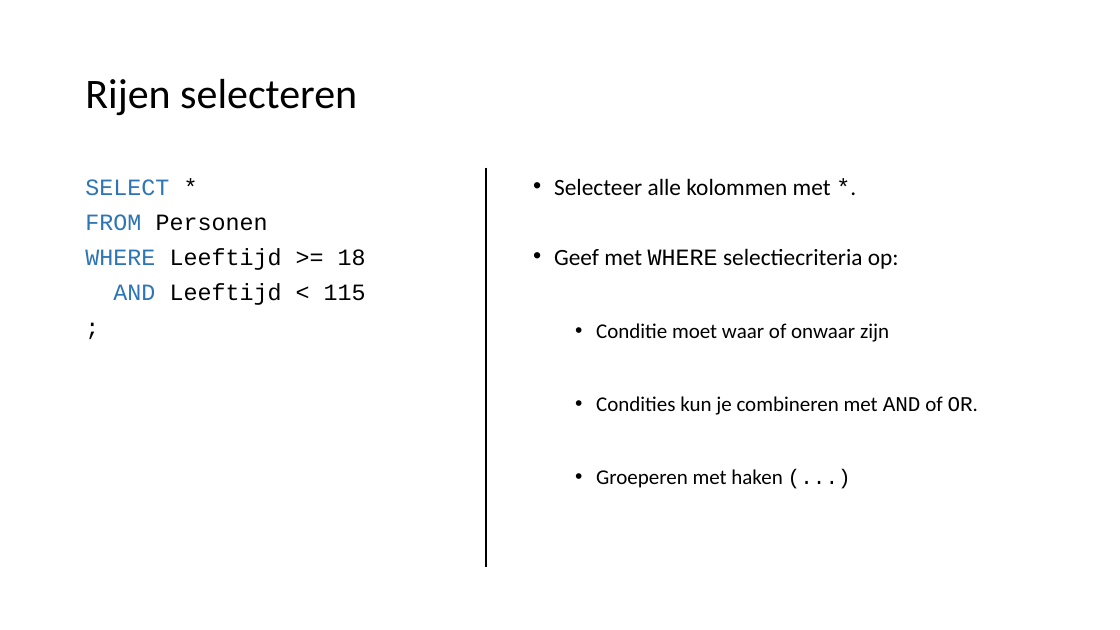
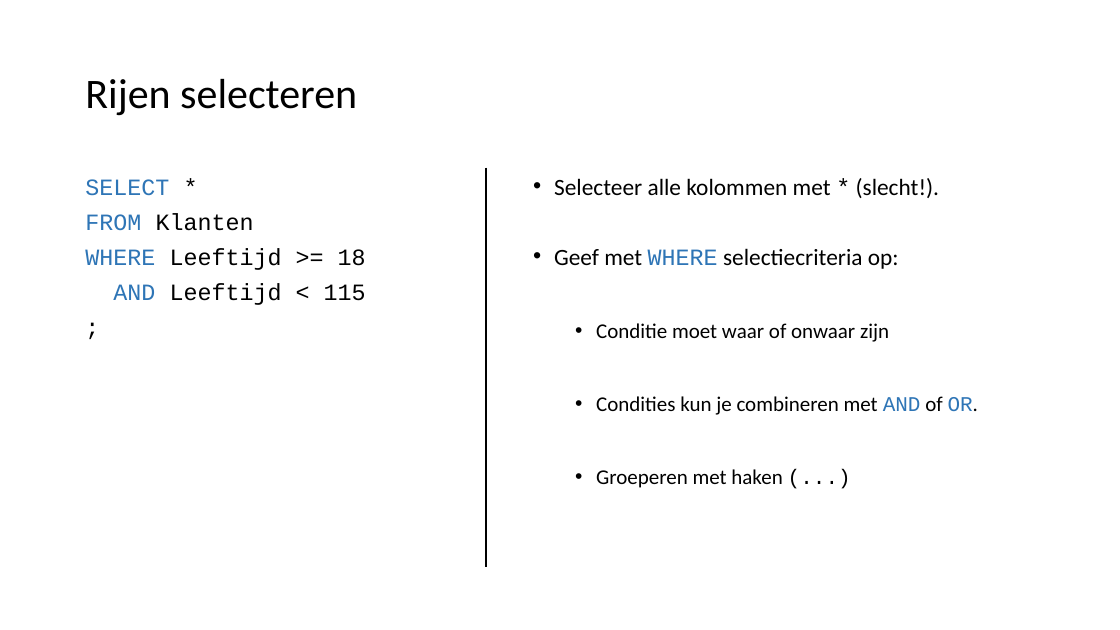
Before and after one commit to LFKoning/knowledge-sharing, a slide deck: slide 13 of sql_course/1_basics/1_basics.pptx (slide 12 before the commit). Drawn at 1120x630 pixels with LibreOffice and Linux fonts; fonts in the diff are those of the drawing. Boxes give left, top, right and bottom in pixels: in the first picture for what was removed or moved away, otherwise in the second. Text is boxed around its words. In the diff, an @@ line names an element or a change of style, - is before the commit and + after.

```diff
--- a/sql_course/1_basics/1_basics.pptx
+++ b/sql_course/1_basics/1_basics.pptx
@@ text at (554, 178, 940, 198): text changed @@
-• Selecteer alle kolommen met *.
+• Selecteer alle kolommen met * (slecht!).
@@ text at (85, 213, 254, 231): text changed @@
-FROM Personen
+FROM Klanten
@@ text at (554, 248, 978, 415): text colour #000000 to #2E75B6 in "WHERE", "AND OR." @@
```
Also in this commit, not shown: 8 other slides changed, 1 slide added, 8 other files.
